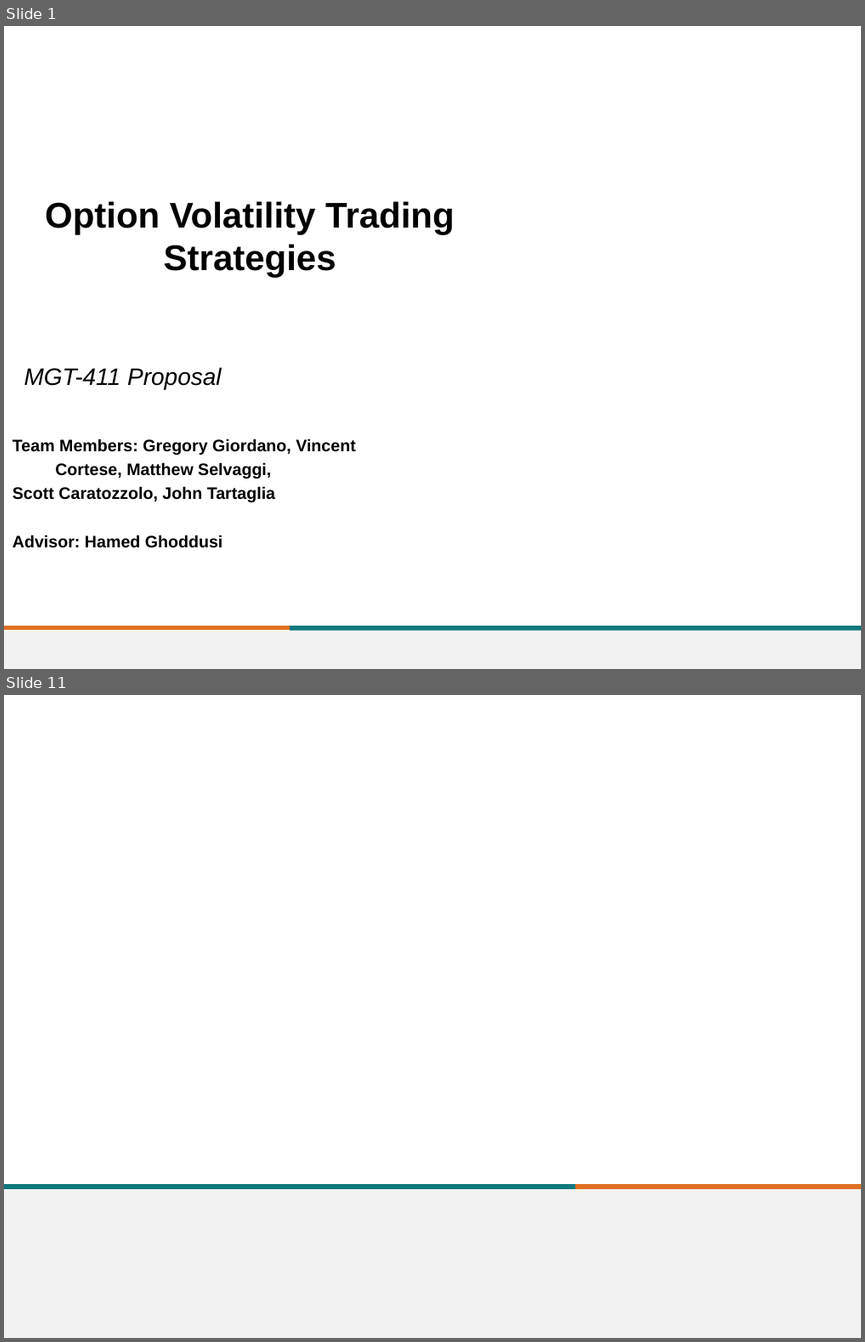
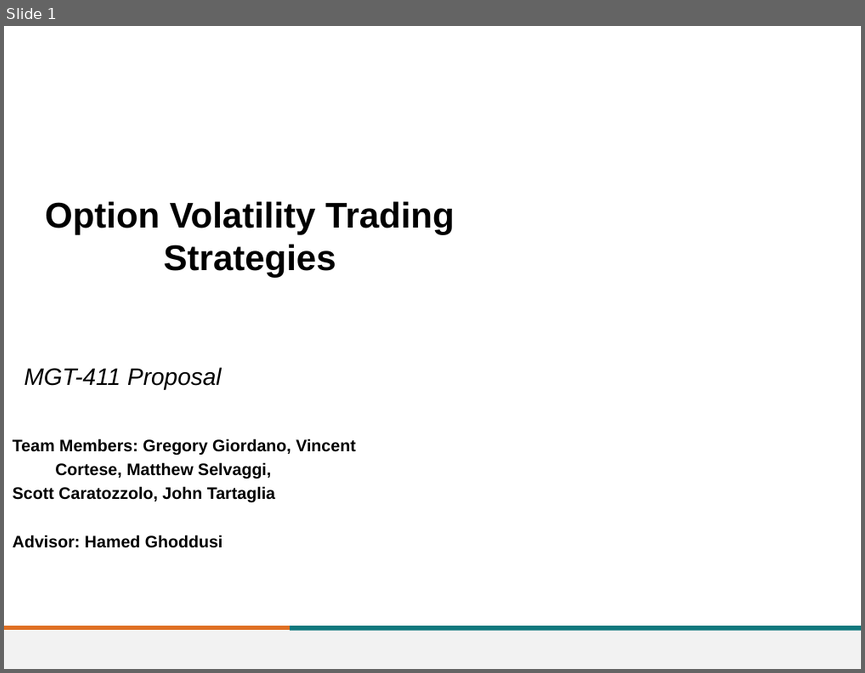
Before and after one commit to greggiordano12/MGT-411, a slide deck: Proposal/Options_Proposal.pptx. Shown one above the other, each under a label of ours: slides 1 and 11 before the commit, slide 1 after it; the slides between them are not shown. The pictures are 865x1342 and 865x673 pixels, drawn with LibreOffice and Linux fonts; fonts in the diff are those of the drawing; background and template pictures are left out. Boxes give left, top, right and bottom in pixels: in the first picture for what was removed or moved away, otherwise in the second. Text is boxed around its words. In the diff, an @@ line names an element or a change of style, - is before the commit and + after.

```diff
--- a/Proposal/Options_Proposal.pptx
+++ b/Proposal/Options_Proposal.pptx
@@ slide 11 removed at (x1=4, y1=695, x2=861, y2=1338), background #FFFFFF @@
@@ line removed from (4, 1187) to (575, 1187) @@
@@ rectangle removed at (x1=4, y1=1190, x2=861, y2=1338) @@
@@ line removed from (575, 1187) to (861, 1187) @@
```
Also in this commit, not shown: 7 slides changed, 2 slides added, 2 other slides removed, 9 other files.
